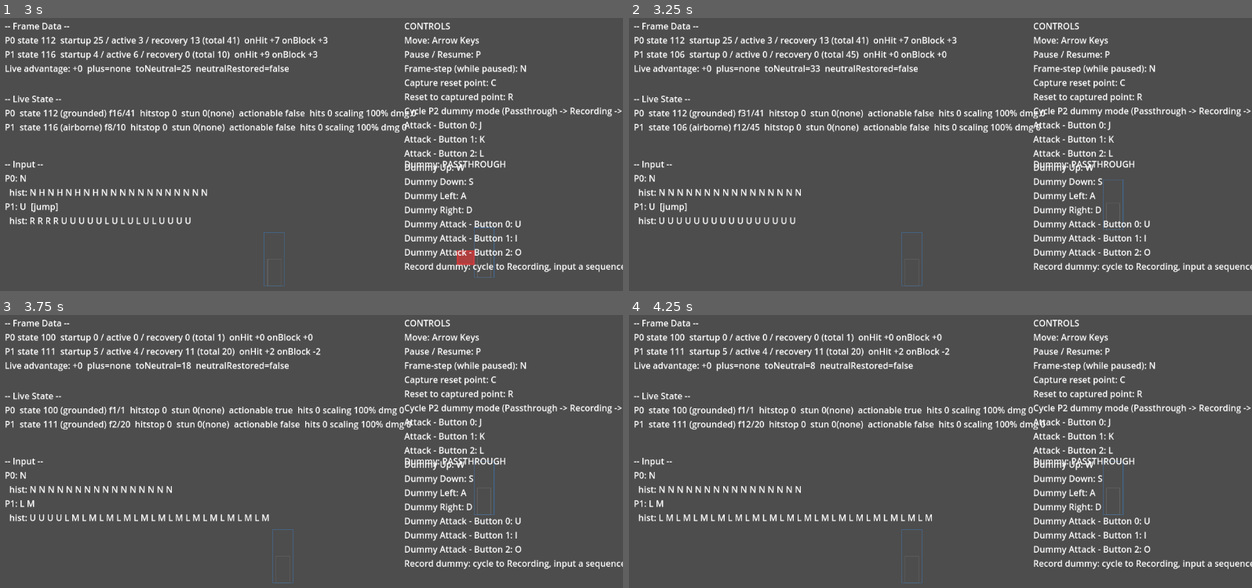
Above: before the commit, frames 1-4 (two rows, left to right).
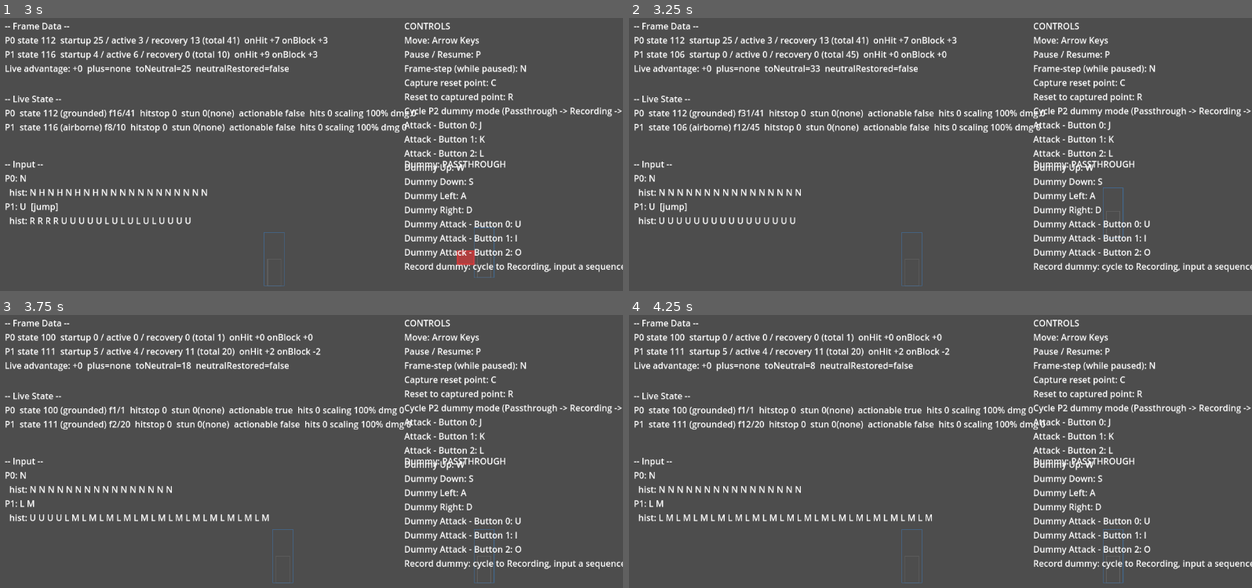
Above: after the commit, the same moments.

Repository: thetitan555/FoggyGlass
Game: Godot game, scene res://scenes/training_mode.tscn
Same seed, same stepped clock (60 frames per second), same inputs: the game is played once before the commit and once after it. This scene is started directly instead of the project's main scene.
Inputs:
- Up to frame 1 (3 s): tap Enter at 0.5 s; hold D (tm_dummy_right) 0.53-1.28 s; hold J (tm_button_0) 0.53-1.28 s; tap R (tm_do_reset) at 1.25 s; hold S (tm_dummy_down) 1.28-2.03 s; tap K (tm_button_1) at 1.35 s; tap C (tm_capture_reset) at 2 s; hold D (tm_dummy_right) 2.03-2.78 s; hold L (tm_button_2) 2.03-2.78 s; hold W (tm_dummy_up) from 2.78 s (still down); tap U (tm_dummy_button_0) at 2.85 s
- Up to frame 2 (3.25 s): keep holding W (tm_dummy_up)
- Up to frame 3 (3.75 s): release W (tm_dummy_up) at 3.53 s; hold A (tm_dummy_left) from 3.53 s (still down); hold I (tm_dummy_button_1) from 3.53 s (still down)
- Up to frame 4 (4.25 s): keep holding A (tm_dummy_left); keep holding I (tm_dummy_button_1)

Frame 1 is identical in both runs. In frame 2, less than 0.1% of the frame differs, in the area x 76-80%, y 59-81%; in frame 3, 0.1%, in the area x 76-80%, y 53-99%; in frame 4, 0.1%.

Commit message:
TKT-P1.1R3-02: ground-contact landing snap (AD-042, re-gate-4 E2)
Snaps pos_y to ground_y on entry to any GROUNDED-category state (inside the
shared _enter_state helper, widened to take the SimState for stage.ground_y).
Fixes the genuine E2 bug: a HELD/repeated jump direction transitions straight
from the jump's own last frame (already actionable per the is_actionable
>=duration / move-ended >duration boundary, JC-011/038) back into a grounded
state, dropping the arc's final fall frame and drifting +6 units upward per
completed jump, uncorrected. As an intended side effect, an air-normal-
interrupted jump also now lands flush, resolving the re-gate-3 D3 aerial
float.

Not a bare clamp: TKT-P1.1R2-02's per-direction net-zero assertions are kept,
so a mis-authored arc is still caught, not masked.

Widened trace-harness coverage (test_airborne_actions.gd) to the scenarios
the isolated R2 test missed: held UP / forward / back across 3 consecutive
completed jumps (no cumulative drift), and an air-normal-interrupted jump
(D3 resolved). Full suite green (32/32); no non-jump golden moved.

Judgment-log: JC-067 (grounded-entry snap hook point — inside _enter_state,
not a per-call-site duplicate check).

Diff:
--- a/game/sim/step_phases.gd
+++ b/game/sim/step_phases.gd
@@ -162,7 +162,7 @@
 				p.combo_hits = 0
 				p.combo_damage = 0
 				p.combo_scaling = FP.ONE
-			_enter_state(p, character, character.idle_state_id)
+			_enter_state(next, p, character, character.idle_state_id)
 			move = character.get_state(p.state_id)
 			entered_this_tick = true
 
@@ -204,7 +204,7 @@
 		move = character.get_state(p.state_id)
 		if move != null and not move.loop and not _is_stun_category(move) \
 				and p.frame_in_state > move.duration and p.stun == 0:
-			_enter_state(p, character, character.idle_state_id)
+			_enter_state(next, p, character, character.idle_state_id)
 			move = character.get_state(p.state_id)
 			entered_this_tick = true
 
@@ -223,17 +223,17 @@
 				var discrete_target: int = _buffered_discrete_command(character, p)
 				if discrete_target != -1:
 					if discrete_target != p.state_id:
-						_enter_state(p, character, discrete_target)
+						_enter_state(next, p, character, discrete_target)
 					continue
 				var stance_target: int = _current_tick_loop_command(character, p)
 				if stance_target == -1:
 					stance_target = character.idle_state_id
 				if stance_target != p.state_id:
-					_enter_state(p, character, stance_target)
+					_enter_state(next, p, character, stance_target)
 				continue
 			var target_state: int = _buffered_command(character, p)
 			if target_state != -1 and target_state != p.state_id:
-				_enter_state(p, character, target_state)
+				_enter_state(next, p, character, target_state)
 			continue
 
 		# --- Cancels in a committed move (AD-015/017) ------------------------
@@ -243,7 +243,7 @@
 		# guard at the top) — they buffer and fire here on the first unfrozen tick.
 		var cancel_target: int = CancelEval.find_cancel(p, move, character)
 		if cancel_target != -1:
-			_enter_state(p, character, cancel_target)
+			_enter_state(next, p, character, cancel_target)
 
 
 ## The target state of the first BUFFERED button_map command, or -1 if none. Reads each
@@ -791,7 +791,7 @@
 
 	# --- Reaction state + stun ----------------------------------------------
 	if character_def != null and reaction_state != 0:
-		_enter_state(def, character_def, reaction_state)
+		_enter_state(next, def, character_def, reaction_state)
 	def.stun = stun_frames
 	def.stun_kind = stun_kind
 
@@ -937,7 +937,7 @@
 	# Throw bypasses block: the defender enters the throw reaction (hit_reaction) and
 	# takes throw hitstun regardless of holding back.
 	if character_def != null and hb.hit_reaction != 0:
-		_enter_state(def, character_def, hb.hit_reaction)
+		_enter_state(next, def, character_def, hb.hit_reaction)
 	def.stun = hb.hitstun
 	def.stun_kind = PlayerView.STUN_HIT
 
@@ -1000,10 +1000,10 @@
 	def.stun = 0
 	def.stun_kind = PlayerView.STUN_NONE
 	if character != null:
-		_enter_state(def, character, character.idle_state_id)
+		_enter_state(next, def, character, character.idle_state_id)
 	var atk_char: Character = MoveRegistry.character(atk.character_id)
 	if atk_char != null:
-		_enter_state(atk, atk_char, atk_char.idle_state_id)
+		_enter_state(next, atk, atk_char, atk_char.idle_state_id)
 	# Push apart to neutral (symmetric); use the throw's authored tech pushback if any.
 	var push: int = FP.from_int(20)
 	var def_left: bool = def.pos_x <= atk.pos_x
@@ -1160,7 +1160,22 @@
 ## for a state entered this tick). Zeroes horizontal velocity on entry (a new move sets
 ## its own keyframe motion in phase 3). Clears active_hit_ids: a NEW move is a new
 ## "contact," so its hitboxes may connect again (single-hit is per-move — F-005).
-static func _enter_state(p: PlayerState, character: Character, state_id: int) -> void:
+##
+## GROUNDED-ENTRY LANDING SNAP (TKT-P1.1R3-02, AD-042, re-gate-4 E2). On entry to any
+## CATEGORY_GROUNDED state, reconcile pos_y to the stage floor if it isn't already
+## there. This is the landing-semantics half of AD-036, pulled into P1.1: a held/
+## repeated jump transitions straight from the jump's `duration` frame back into a
+## grounded state (idle re-derive -> prejump, AD-038) with no settled idle tick,
+## silently dropping the arc's final fall frame (a genuine +6-unit-per-jump upward
+## drift, confirmed via the trace harness). The snap corrects that ENGINE transition-
+## frame loss, not the arc data (already net-zero) — it is paired with the net-zero
+## authoring invariant + TKT-P1.1R2-02's per-direction assertions, which still catch a
+## mis-authored arc, so this does not mask one (AD-042 "not a bare clamp"). As an
+## intended side effect, an air normal ending mid-arc also snaps to floor on its own
+## once-through-ended -> idle transition, resolving the re-gate-3 D3 aerial float.
+## Character-agnostic (reads the TARGET state's category + the stage's ground_y; no
+## character-A branch). Deterministic — a pure function of state.
+static func _enter_state(next: SimState, p: PlayerState, character: Character, state_id: int) -> void:
 	p.state_id = state_id
 	p.frame_in_state = 1
 	p.vel_x = 0
@@ -1172,6 +1187,10 @@
 	p.move_contact = PlayerState.CONTACT_NONE
 	p.cancel_tags = PackedInt32Array()
 
+	var target: MoveState = character.get_state(state_id) if character != null else null
+	if target != null and target.category == MoveState.CATEGORY_GROUNDED and p.pos_y != next.stage.ground_y:
+		p.pos_y = next.stage.ground_y
+
 
 ## True iff the player has already connected `id_group` during its current move.
 static func _has_active_hit_id(p: PlayerState, id_group: int) -> bool:
--- a/game/tests/test_airborne_actions.gd
+++ b/game/tests/test_airborne_actions.gd
@@ -51,6 +51,13 @@
 	_test_back_jump_reaches_prejump_b_then_jump_b_and_carries_back()
 	_test_neutral_jump_reaches_jump_n_and_lands_flush()
 	_test_mid_jump_button_reaches_matching_air_normal()
+	# TKT-P1.1R3-02 (AD-042, re-gate-4 E2) — widened coverage the isolated R2
+	# per-direction test omits (it releases the jump direction after 3 ticks, so
+	# it never reproduces a HELD/repeated jump's transition-frame-loss drift).
+	_test_held_up_repeated_jumps_land_flush_no_cumulative_drift()
+	_test_held_forward_repeated_jumps_land_flush_no_cumulative_drift()
+	_test_held_back_repeated_jumps_land_flush_no_cumulative_drift()
+	_test_air_normal_interrupted_jump_lands_flush()
 
 
 func _roster() -> Dictionary:
@@ -171,3 +178,110 @@
 		_true(TraceHarness.check(rows, 14, "p0.cat", MoveState.CATEGORY_AIRBORNE),
 			"the reached air normal (%s) is category AIRBORNE" % button)
 		MoveRegistry.clear()
+
+
+# ---------------------------------------------------------------------------
+# TKT-P1.1R3-02 (AD-042, re-gate-4 E2) — held/repeated jumps must not drift.
+#
+# Root cause (E2 diagnosis): a HELD jump direction reaches the jump's `duration`
+# frame and transitions straight back into a grounded state (once-through-move-
+# ended -> idle -> SAME-TICK re-derive of the still-held direction -> prejump,
+# AD-038) with no settled idle tick in between -- silently dropping the arc's
+# final fall frame. Each held/back-to-back jump therefore nets -6 (upward, since
+# rising is -Y) instead of 0. The isolated per-direction test (TKT-P1.1R2-02)
+# releases the direction after 3 ticks, so it never reaches this transition and
+# never reproduces the drift.
+#
+# Cycle arithmetic (derived by ACTUALLY REPLAYING headless, not hand-derived —
+# see the judgment-log entry for the exact off-by-one this uncovered). Holding
+# a jump direction continuously, each PREJUMP*/JUMP* cycle is exactly 46
+# ticks: PREJUMP*'s ALWAYS cancel fires on frame 3 (2 ticks after entry) into
+# the JUMP_*'s 45-frame arc; a HELD jump direction makes `JUMP_*` exit one tick
+# BEFORE its own once-through-ended check would fire, because Actionability.
+# is_actionable treats a committed move as actionable once `frame_in_state >=
+# duration` (JC-011/038's documented off-by-one straddle: actionable at `==
+# duration`, "ended" only at `> duration`) — so on the arc's OWN last frame
+# (frame_in_state == duration == 45) the still-held direction's DISCRETE
+# buffered command (PREJUMP*, a non-loop target) already fires via the plain
+# actionable-buffered-command branch, transitioning JUMP_* -> PREJUMP*
+# directly and skipping idle AND that final frame's own motion (phase 2 runs
+# before phase 3, so the frame-45 fall keyframe is authored but never
+# integrated) — the arc's dropped final frame the E2 diagnosis names. So
+# consecutive PREJUMP*-reentry ticks are 1, 47, 93, 139, ... (1 + 46*(n-1));
+# PREJUMP* then occupies TWO ticks (frames 1-2) before its own frame-3 cancel
+# re-enters JUMP_*. Before the AD-042 fix, `p0.py` at the reentry ticks
+# drifted 0, -6, -12, -18 (one FALL_SPEED unit lost per completed jump, never
+# recovered -- the "+6 units upward per jump" the ticket names). After the
+# fix, every GROUNDED-category entry (idle OR prejump) snaps pos_y back to
+# ground_y (0), so these ticks read flush every time -- NO cumulative drift.
+# ---------------------------------------------------------------------------
+
+func _test_held_up_repeated_jumps_land_flush_no_cumulative_drift() -> void:
+	var rows: Array[Dictionary] = TraceHarness.run("8*141", "", 141, _roster(), CharacterA.CHAR_ID)
+	_true(TraceHarness.check(rows, 1, "p0.state", CharacterA.STATE_PREJUMP),
+		"tick 1: holding 8 enters STATE_PREJUMP (first cycle)")
+	_true(TraceHarness.check(rows, 47, "p0.state", CharacterA.STATE_PREJUMP),
+		"tick 47: the FIRST held jump completes and re-enters STATE_PREJUMP the same tick (AD-038)")
+	_true(TraceHarness.check(rows, 47, "p0.py", 0),
+		"tick 47 lands FLUSH after 1 completed held jump (pre-fix: py=-6, E2 drift)")
+	_true(TraceHarness.check(rows, 93, "p0.state", CharacterA.STATE_PREJUMP),
+		"tick 93: the SECOND held jump completes and re-enters STATE_PREJUMP")
+	_true(TraceHarness.check(rows, 93, "p0.py", 0),
+		"tick 93 lands FLUSH after 2 completed held jumps (pre-fix: py=-12, cumulative E2 drift)")
+	_true(TraceHarness.check(rows, 139, "p0.state", CharacterA.STATE_PREJUMP),
+		"tick 139: the THIRD held jump completes and re-enters STATE_PREJUMP")
+	_true(TraceHarness.check(rows, 139, "p0.py", 0),
+		"tick 139 lands FLUSH after 3 completed held jumps (pre-fix: py=-18, cumulative E2 drift) -- NO cumulative drift")
+	MoveRegistry.clear()
+
+
+func _test_held_forward_repeated_jumps_land_flush_no_cumulative_drift() -> void:
+	var rows: Array[Dictionary] = TraceHarness.run("9*141", "", 141, _roster(), CharacterA.CHAR_ID)
+	_true(TraceHarness.check(rows, 1, "p0.state", CharacterA.STATE_PREJUMP_F),
+		"tick 1: holding 9 (forward jump) enters STATE_PREJUMP_F")
+	_true(TraceHarness.check(rows, 47, "p0.state", CharacterA.STATE_PREJUMP_F),
+		"tick 47: the FIRST held forward jump completes and re-enters STATE_PREJUMP_F")
+	_true(TraceHarness.check(rows, 47, "p0.py", 0),
+		"tick 47 (forward jump) lands FLUSH after 1 completed held jump")
+	_true(TraceHarness.check(rows, 93, "p0.py", 0),
+		"tick 93 (forward jump) lands FLUSH after 2 completed held jumps -- no cumulative vertical drift")
+	_true(TraceHarness.check(rows, 139, "p0.py", 0),
+		"tick 139 (forward jump) lands FLUSH after 3 completed held jumps -- no cumulative vertical drift")
+	MoveRegistry.clear()
+
+
+func _test_held_back_repeated_jumps_land_flush_no_cumulative_drift() -> void:
+	var rows: Array[Dictionary] = TraceHarness.run("7*141", "", 141, _roster(), CharacterA.CHAR_ID)
+	_true(TraceHarness.check(rows, 1, "p0.state", CharacterA.STATE_PREJUMP_B),
+		"tick 1: holding 7 (back jump) enters STATE_PREJUMP_B")
+	_true(TraceHarness.check(rows, 47, "p0.state", CharacterA.STATE_PREJUMP_B),
+		"tick 47: the FIRST held back jump completes and re-enters STATE_PREJUMP_B")
+	_true(TraceHarness.check(rows, 47, "p0.py", 0),
+		"tick 47 (back jump) lands FLUSH after 1 completed held jump")
+	_true(TraceHarness.check(rows, 93, "p0.py", 0),
+		"tick 93 (back jump) lands FLUSH after 2 completed held jumps -- no cumulative vertical drift")
+	_true(TraceHarness.check(rows, 139, "p0.py", 0),
+		"tick 139 (back jump) lands FLUSH after 3 completed held jumps -- no cumulative vertical drift")
+	MoveRegistry.clear()
+
+
+# ---------------------------------------------------------------------------
+# TKT-P1.1R3-02 (AD-042) — the D3 side effect: an air-normal-interrupted jump
+# (JUMP_F cut short by a mid-air L, mirroring
+# _test_mid_jump_button_reaches_matching_air_normal's script) now lands FLUSH
+# once the air normal's active window ends and the once-through-move-ended
+# transition returns to idle. Before AD-042 this was the re-gate-3 D3 aerial
+# float (the arc's frozen mid-air height was never reconciled to the floor);
+# the grounded-entry snap resolves it as an intended side effect (AD-042
+# "Rejected (a)" / the ticket's "resolves re-gate-3 D3").
+# ---------------------------------------------------------------------------
+
+func _test_air_normal_interrupted_jump_lands_flush() -> void:
+	var rows: Array[Dictionary] = TraceHarness.run("9*3 5*10 L*1 5*20", "", 26, _roster(), CharacterA.CHAR_ID)
+	_true(TraceHarness.check(rows, 14, "p0.state", CharacterA.STATE_JL),
+		"L mid-jump cancels JUMP_F into STATE_JL (unchanged reachability)")
+	_true(TraceHarness.check(rows, 24, "p0.state", CharacterA.STATE_IDLE),
+		"JL's active window ends and the once-through move returns to STATE_IDLE")
+	_true(TraceHarness.check(rows, 24, "p0.py", 0),
+		"the air-normal-interrupted jump now lands FLUSH at ground_y -- the AD-042 grounded-entry snap resolves the D3 aerial float")
+	MoveRegistry.clear()
Not shown, changed: docs/judgment-log.md
